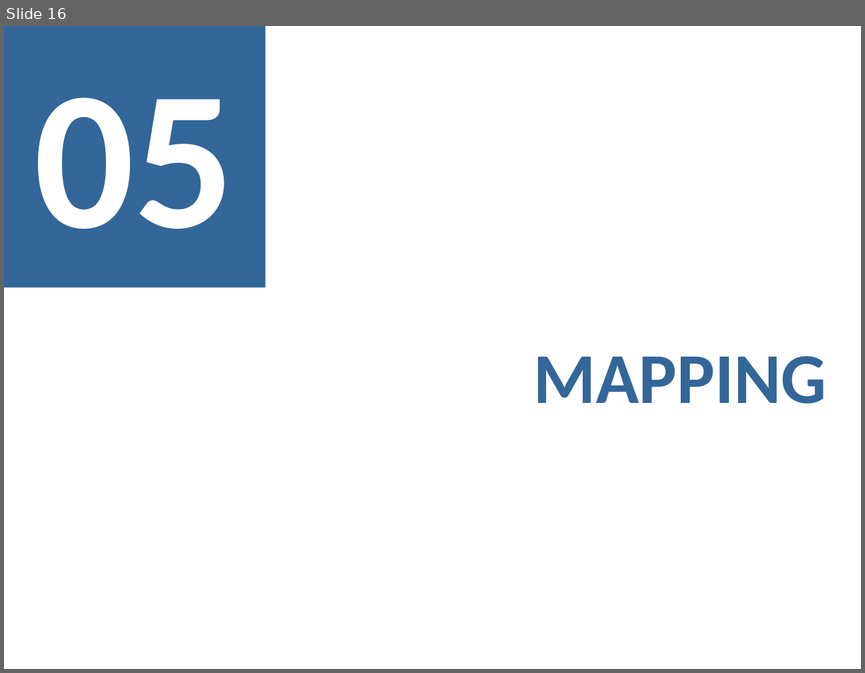
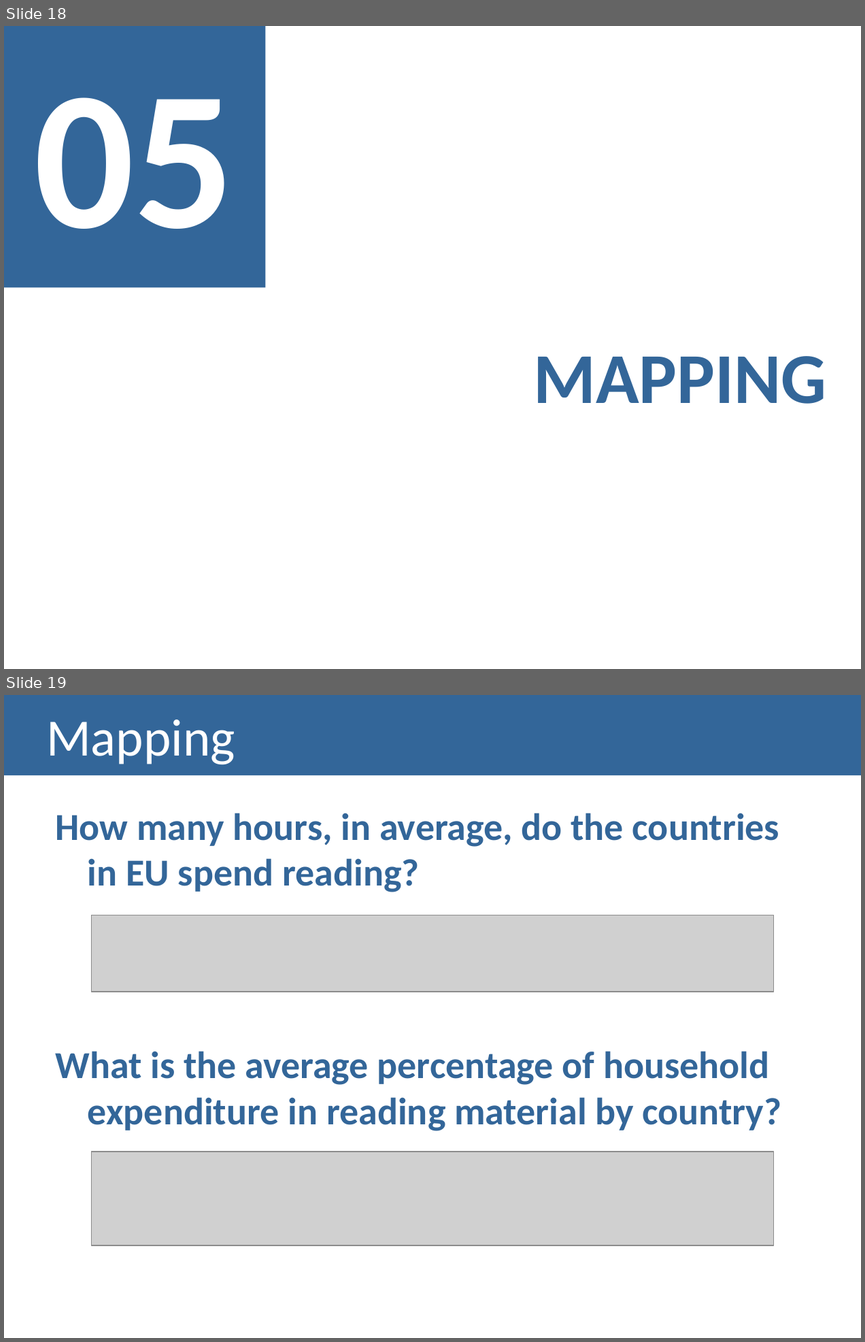
Before and after one commit to MargaridaMorais/information_visualization, a slide deck: CheckpointII/Lab04-PresentationTemplate.pptx. Shown one above the other, each under a label of ours: slide 16 before the commit, slides 18 and 19 after it. The pictures are 865x673 and 865x1342 pixels, drawn with LibreOffice and Linux fonts; fonts in the diff are those of the drawing; grey boxes stand for pictures. Boxes give left, top, right and bottom in pixels: in the first picture for what was removed or moved away, otherwise in the second. Text is boxed around its words. In the diff, an @@ line names an element or a change of style, - is before the commit and + after.

Commit message:
edited ppt and finnished adding existing material, waiting for review

```diff
--- a/CheckpointII/Lab04-PresentationTemplate.pptx
+++ b/CheckpointII/Lab04-PresentationTemplate.pptx
@@ slide 19 added at (x1=4, y1=695, x2=861, y2=1338), background #FFFFFF @@
@@ title added at (x1=4, y1=695, x2=861, y2=775), fill #336699, 44 pt, text #FFFFFF @@
+Mapping
@@ text added at (x1=56, y1=813, x2=781, y2=1131), 32 pt, text #336699, bold @@
+How many hours, in average, do the countries in EU spend reading?
+What is the average percentage of household expenditure in reading material by country?
@@ picture added at (x1=92, y1=915, x2=773, y2=991) @@
@@ picture added at (x1=92, y1=1151, x2=773, y2=1245) @@
@@ what was slide 16 is now slide 18 @@
```
Also in this commit, not shown: 5 slides changed, 5 other slides added, 1 slide removed.
